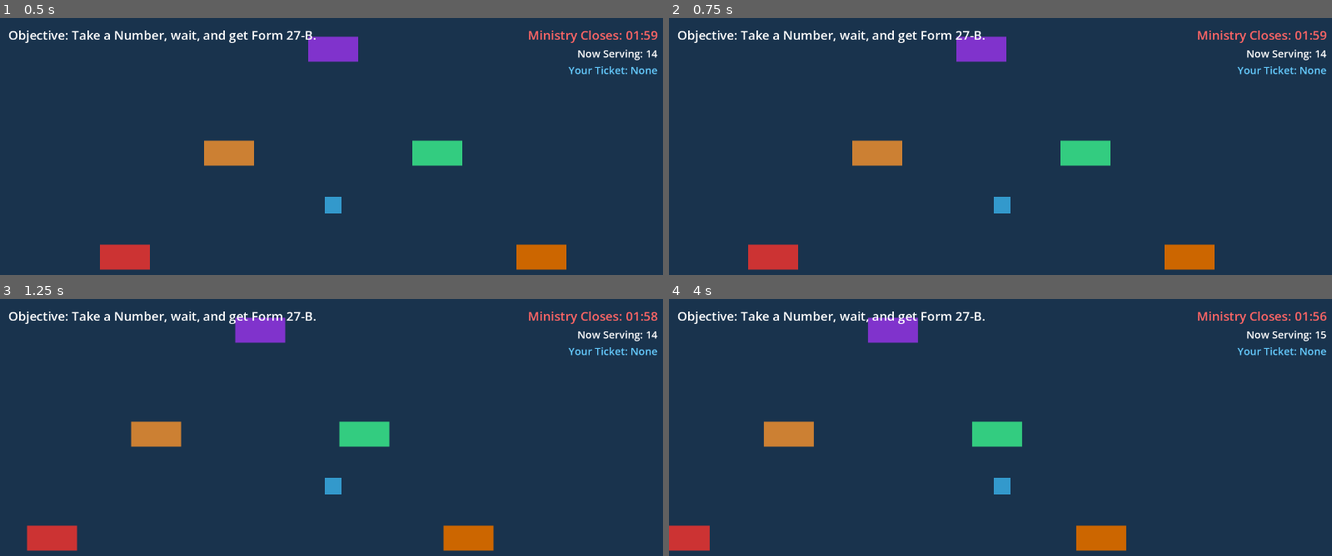
Above: before the commit, frames 1-4 (two rows, left to right).
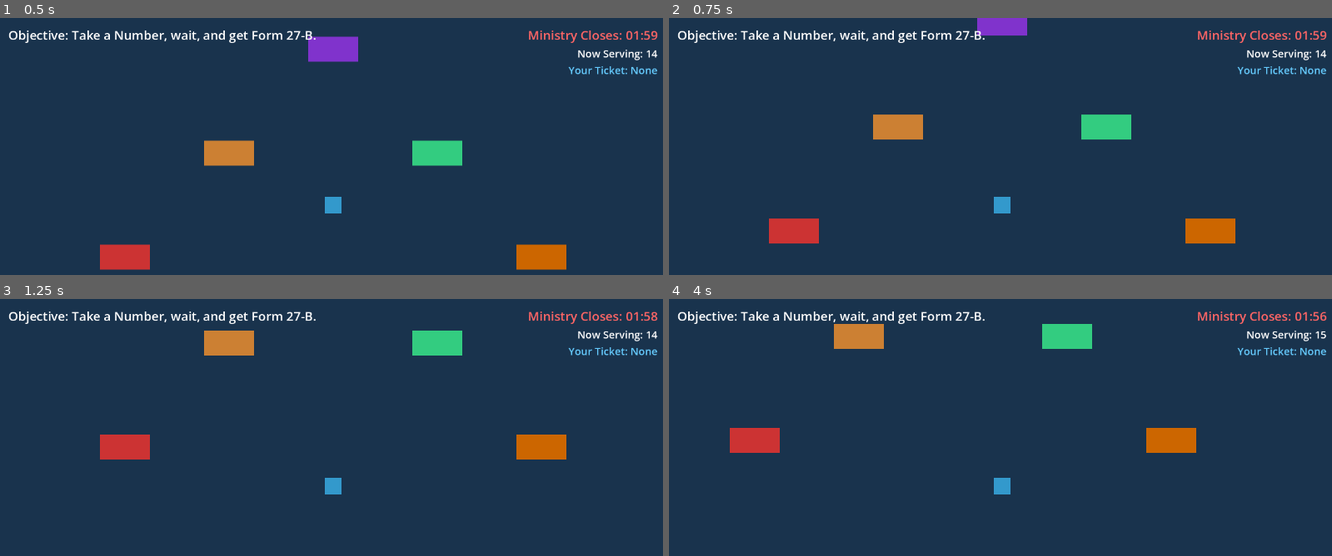
Above: after the commit, the same moments.

Repository: AyushAwasthi52/SteamPunk
Game: Godot game, scene res://levels/MainLevel.tscn
Same seed, same stepped clock (60 frames per second), same inputs: the game is played once before the commit and once after it.
Inputs:
- Up to frame 1 (0.5 s): no input
- Up to frame 2 (0.75 s): tap Enter at 0.5 s; hold D (move_right) from 0.53 s (still down); tap E (interact) at 0.6 s
- Up to frame 3 (1.25 s): keep holding D (move_right)
- Up to frame 4 (4 s): release D (move_right) at 1.28 s; hold S (move_down) 1.28-2.03 s; tap E (interact) every 0.75 s from 1.35 to 3.6 s; hold D (move_right) 2.03-2.78 s; hold W (move_up) 2.78-3.53 s; hold A (move_left) from 3.53 s (still down)

Frame 1 is identical in both runs. In frame 2, 7.2% of the frame differs, in the area x 11-86%, y 0-99%; in frame 3, 6.5%; in frame 4, 6.2%.

Commit message:
added pain

Diff:
--- a/levels/MainLevel.gd
+++ b/levels/MainLevel.gd
@@ -124,7 +124,8 @@
                 else:
                     inventory.append("form_27b")
                     current_objective = 1
-                    hud.show_notification("You slammed down your ticket. Form 27-B acquired.")
+                    $Player.is_encumbered = true
+                    hud.show_notification("Form 27-B acquired. It is printed on an 80lb slab of lead.")
                     queue_active = false
                     update_objective()
             else:
@@ -139,7 +140,7 @@
                 inventory.erase("form_27b")
                 inventory.append("stamped_form_27b")
                 current_objective = 4
-                hud.show_notification("THUD. Form stamped aggressively.")
+                hud.show_notification("THUD. Form stamped aggressively. It's still heavy.")
                 update_objective()
             elif current_objective < 1:
                 hud.show_notification("You don't even have the form yet! Next!")
@@ -163,6 +164,7 @@
                 inventory.erase("stamped_form_27b")
                 inventory.append("permit")
                 current_objective = 5
+                $Player.is_encumbered = false
                 hud.show_notification("Permit granted. Note: The machine has been broken since 1847.")
                 update_objective()
                 queue_active = false
--- a/player/Player.gd
+++ b/player/Player.gd
@@ -1,8 +1,43 @@
 extends CharacterBody2D
 
-@export var speed: float = 200.0
+@export var base_speed: float = 250.0
+@export var encumbered_speed: float = 45.0 # Horribly slow
+var is_encumbered: bool = false
 
-func _physics_process(_delta: float) -> void:
-    var direction := Input.get_vector("move_left", "move_right", "move_up", "move_down")
-    velocity = direction * speed
+# Gloriously Awful UX: Control Scrambler
+var control_map: Array[String] = ["move_left", "move_right", "move_up", "move_down"]
+var scramble_interval: float = 12.0
+var current_timer: float = 0.0
+
+func _ready() -> void:
+    # Shuffle right at the start to immediately confuse them
+    control_map.shuffle()
+
+func _physics_process(delta: float) -> void:
+    # Scramble logic
+    current_timer += delta
+    if current_timer >= scramble_interval:
+        current_timer = 0.0
+        control_map.shuffle()
+        # Create a visual indicator that something broke (flicker the player color)
+        $ColorRect.color = Color(1, 0, 0)
+        await get_tree().create_timer(0.2).timeout
+        $ColorRect.color = Color(0.2, 0.6, 0.8)
+
+    # Read inputs based on current scrambled map
+    var left = control_map[0]
+    var right = control_map[1]
+    var up = control_map[2]
+    var down = control_map[3]
+
+    # Calculate direction using the scrambled inputs
+    var direction := Vector2.ZERO
+    direction.x = Input.get_action_strength(right) - Input.get_action_strength(left)
+    direction.y = Input.get_action_strength(down) - Input.get_action_strength(up)
+
+    if direction.length() > 1.0:
+        direction = direction.normalized()
+
+    var current_speed = encumbered_speed if is_encumbered else base_speed
+    velocity = direction * current_speed
     move_and_slide()
